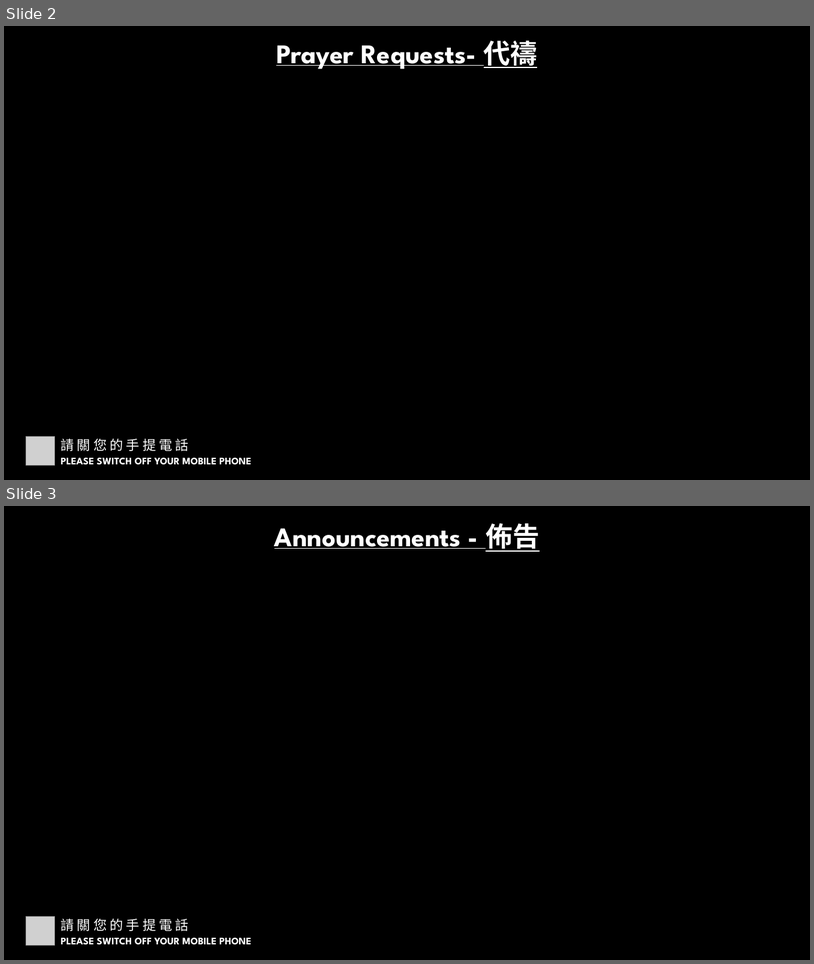
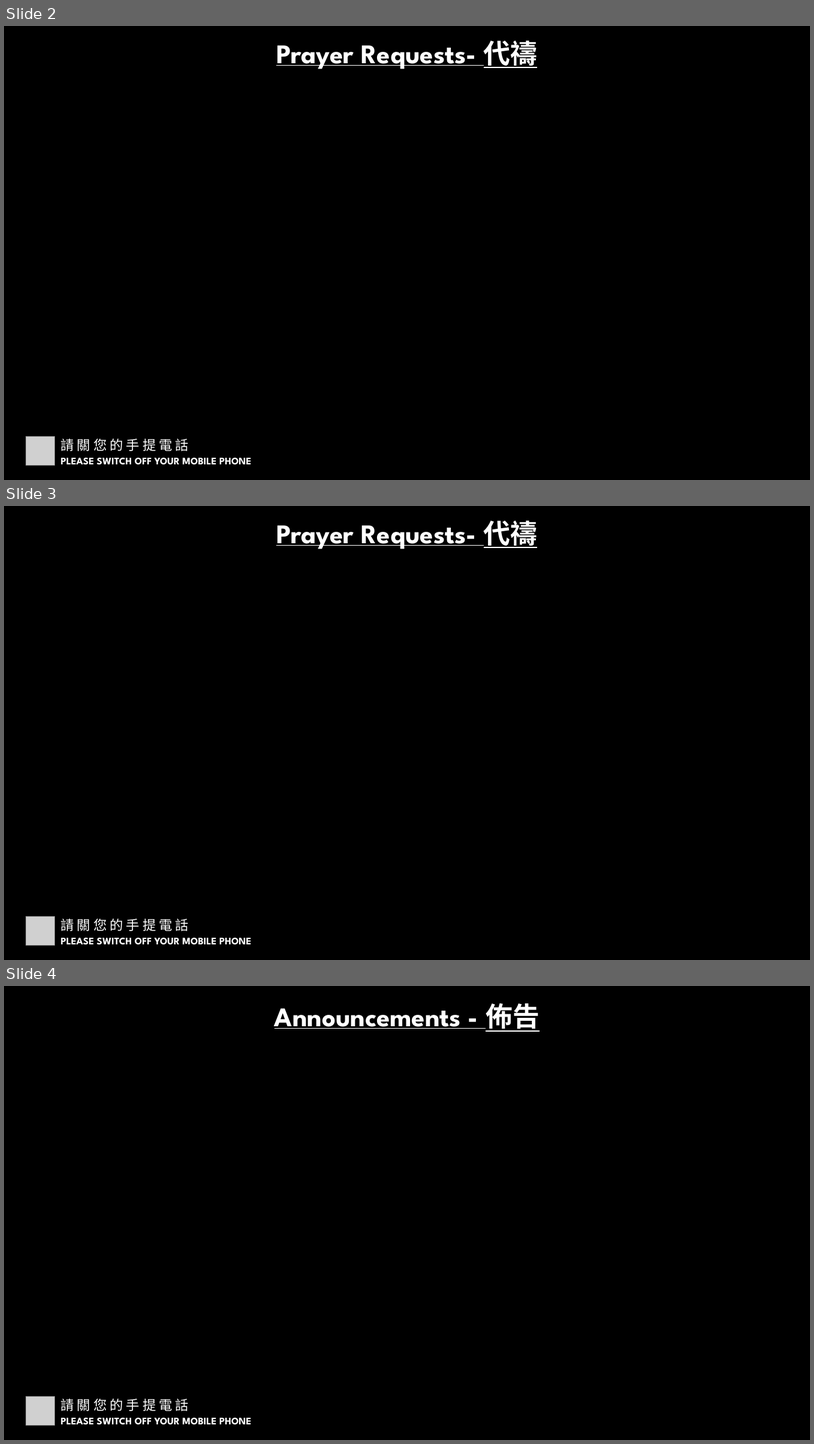
Before and after one commit to calebchanwy/tjc-powerpoint, a slide deck: TJCPowerPoint/bin/Debug/Files/ServiceWidescreen.pptx. Shown one above the other, each under a label of ours: slides 2 and 3 before the commit, slides 2, 3 and 4 after it. The pictures are 814x964 and 814x1444 pixels, drawn with LibreOffice and Linux fonts; fonts in the diff are those of the drawing; grey boxes stand for pictures; background and template pictures are left out. Boxes give left, top, right and bottom in pixels: in the first picture for what was removed or moved away, otherwise in the second. Text is boxed around its words. In the diff, an @@ line names an element or a change of style, - is before the commit and + after.

```diff
--- a/TJCPowerPoint/bin/Debug/Files/ServiceWidescreen.pptx
+++ b/TJCPowerPoint/bin/Debug/Files/ServiceWidescreen.pptx
@@ slide 3 added at <box>4,506,810,960</box>, background picture (left out) @@
@@ text added at <box>276,520,538,549</box>, 32 pt, text #FFFFFF, bold, underline @@
+Prayer Requests- 代禱
@@ picture added at <box>26,916,55,945</box> @@
@@ text added at <box>60,918,189,931</box>, 16 pt, text #FFFFFF @@
+請 關 您 的 手 提 電 話
@@ text added at <box>61,937,251,945</box>, 12 pt, text #FFFFFF, bold @@
+PLEASE SWITCH OFF YOUR MOBILE PHONE
@@ what was slide 3 is now slide 4 @@
```
Also in this commit, not shown: 1 slide changed, 18 other files.
